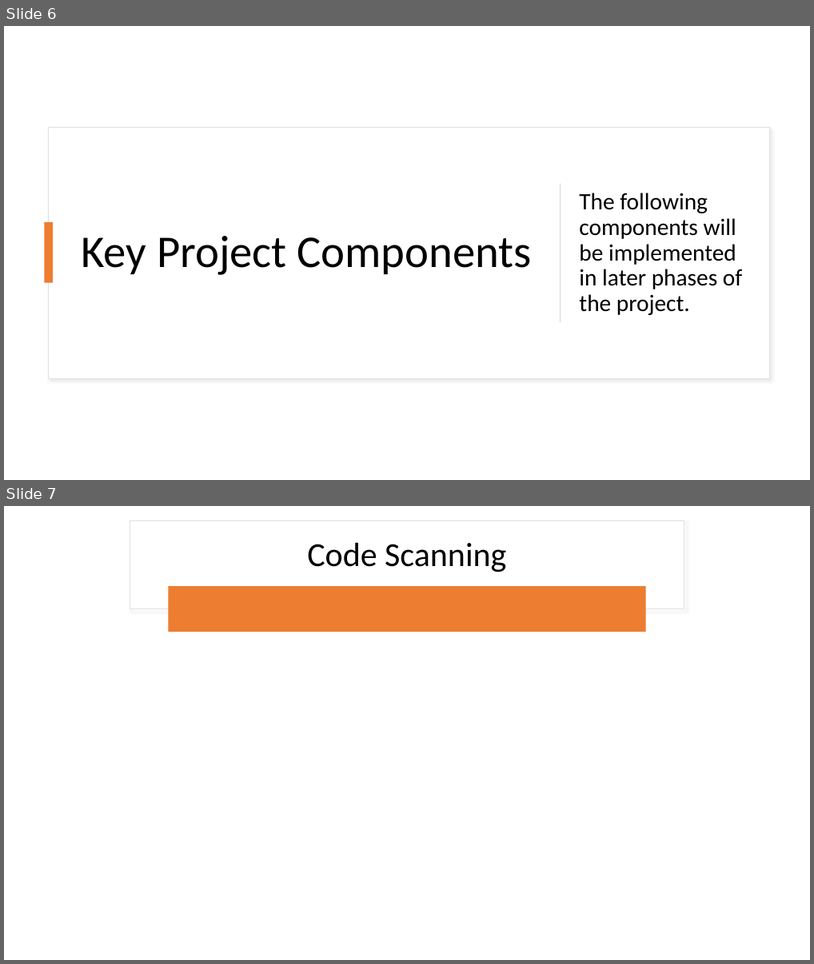
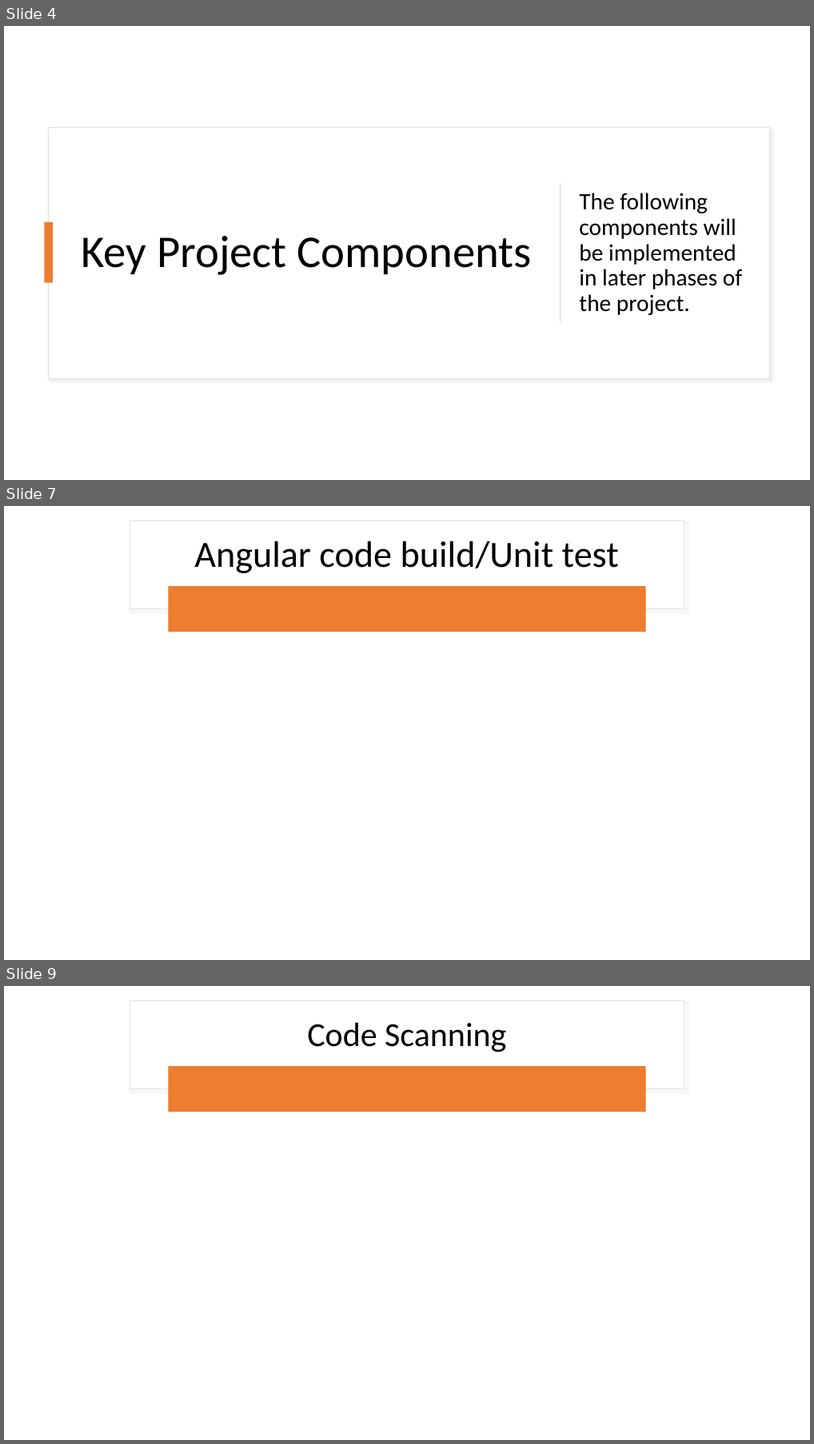
Before and after one commit to rlennon/ConnachtUni, a slide deck: documentation/Demonstrations/Connacht_University_TeamDC.pptx. Shown one above the other, each under a label of ours: slides 6 and 7 before the commit, slides 4, 7 and 9 after it; the slides between them are not shown. The pictures are 814x964 and 814x1444 pixels, drawn with LibreOffice and Linux fonts; fonts in the diff are those of the drawing. Boxes give left, top, right and bottom in pixels: in the first picture for what was removed or moved away, otherwise in the second. Text is boxed around its words. In the diff, an @@ line names an element or a change of style, - is before the commit and + after.

```diff
--- a/documentation/Demonstrations/Connacht_University_TeamDC.pptx
+++ b/documentation/Demonstrations/Connacht_University_TeamDC.pptx
@@ slide 7 added at (4, 506, 810, 960), background #FFFFFF @@
@@ rectangle added at (130, 520, 685, 609), fill #FFFFFF, outline #E1E1E1 1 pt @@
@@ title added at (194, 541, 619, 573), 44 pt, text #000000 @@
+Angular code build/Unit test
@@ rounded rectangle added at (169, 586, 646, 632), fill #ED7D31 @@
@@ what was slide 6 is now slide 4 @@
@@ what was slide 7 is now slide 9 @@
```
Also in this commit, not shown: 3 slides changed, 4 other slides added, 1 slide removed.
